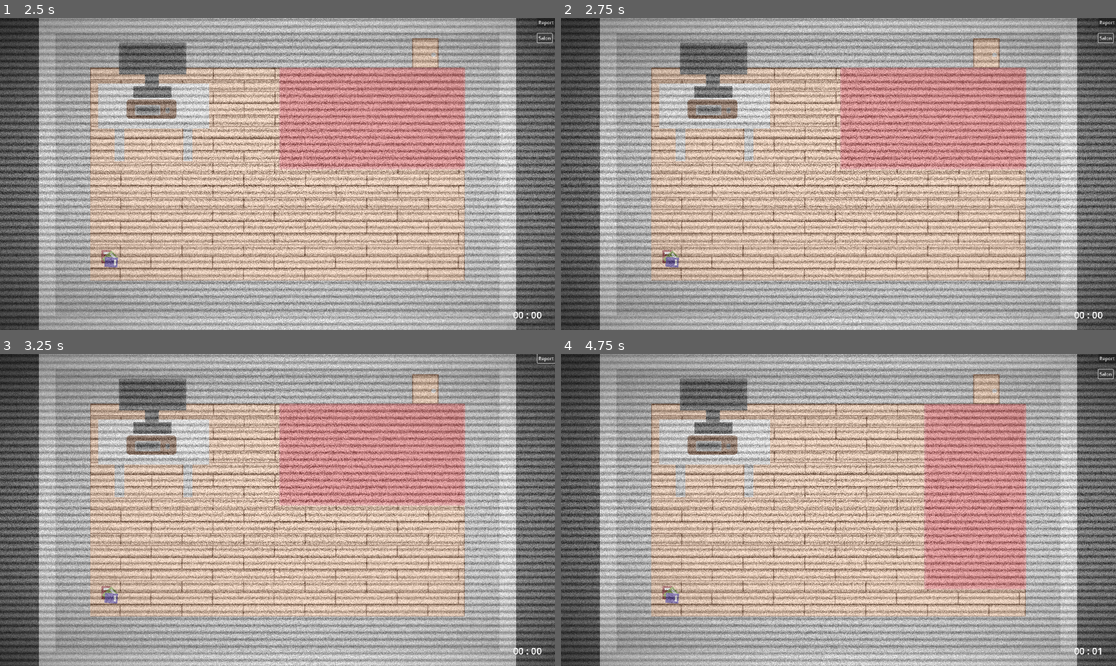
Above: before the commit, frames 1-4 (two rows, left to right).
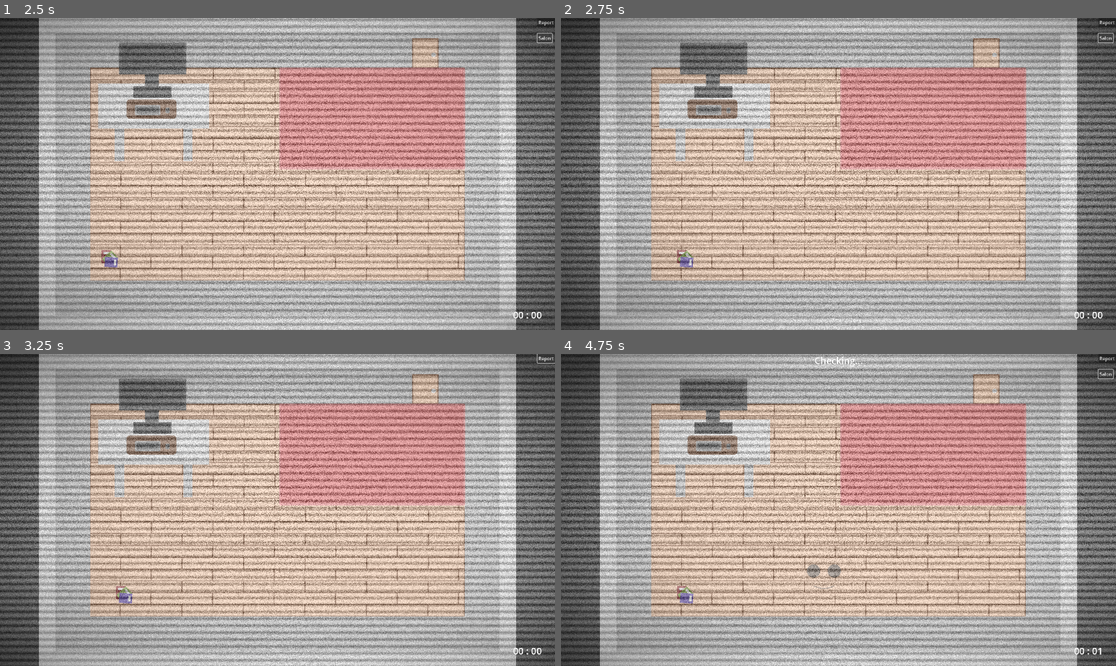
Above: after the commit, the same moments.

Repository: LeoGoder/IsAnythingWrong
Game: Godot game, scene res://scene/main_menu.tscn
Two runs of this game, one before a commit and one after it. Both use one fixed random seed, a clock stepped at 60 frames per second and the inputs below.
Inputs:
- Up to frame 1 (2.5 s): click "Start" at 0.5 s; click "Report" at 1.25 s; click "Salon" at 2 s
- Up to frame 2 (2.75 s): no input
- Up to frame 3 (3.25 s): click "Report" at 2.75 s
- Up to frame 4 (4.75 s): click "Report" at 3.5 s; click "Salon" at 4.25 s

Frame 1 is identical in both runs. In frame 2, 0.3% of the frame differs, in the area x 18-24%, y 74-80%; in frame 3, 0.3%; in frame 4, 10%, in the area x 18-84%, y 0-80%.

Commit message:
[FEAT] added music for music menu, and background sound for the gameplay

Diff:
--- a/scene/main_menu.tscn
+++ b/scene/main_menu.tscn
@@ -1,7 +1,8 @@
-[gd_scene load_steps=3 format=3 uid="uid://c4818b7dbg5ye"]
+[gd_scene load_steps=4 format=3 uid="uid://c4818b7dbg5ye"]
 
 [ext_resource type="Texture2D" uid="uid://bkyqe8hvwqmqf" path="res://assets/maps/salon.svg" id="1_3er1b"]
 [ext_resource type="Script" uid="uid://dgrbhl8rekbnc" path="res://scripts/main_menu.gd" id="1_hxu56"]
+[ext_resource type="AudioStream" uid="uid://bfe4mj0lvow0y" path="res://assets/sfx/434976__lost_dream__horror-game-menu.wav" id="2_2fwvj"]
 
 [node name="main_menu" type="Control" node_paths=PackedStringArray("camera")]
 layout_mode = 3
@@ -68,6 +69,10 @@
 layout_mode = 2
 text = "Quit"
 
+[node name="AudioStreamPlayer" type="AudioStreamPlayer" parent="CanvasLayer"]
+stream = ExtResource("2_2fwvj")
+autoplay = true
+
 [node name="Salon" type="Sprite2D" parent="."]
 position = Vector2(6, -12)
 texture = ExtResource("1_3er1b")
--- a/scene/map.tscn
+++ b/scene/map.tscn
@@ -11,7 +11,9 @@
 [ext_resource type="Texture2D" uid="uid://8ygoa2sqxge7" path="res://assets/props/keyboard.svg" id="6_v66k7"]
 [ext_resource type="Texture2D" uid="uid://bxv448eg8fnt6" path="res://assets/props/mouse.svg" id="7_44fbv"]
 [ext_resource type="Texture2D" uid="uid://b815jc2kps6yt" path="res://assets/props/carpet.svg" id="8_8vfk2"]
+[ext_resource type="Texture2D" uid="uid://cv5ufqja70j4t" path="res://assets/character/make_you_smile.png" id="9_44fbv"]
 [ext_resource type="Texture2D" uid="uid://bim8m3b1111wf" path="res://assets/props/books.svg" id="9_v66k7"]
+[ext_resource type="AudioStream" uid="uid://dlcuiuk5qhn1w" path="res://assets/sfx/762652__beckmen__vhs-c-camera-noise.wav" id="13_l8r8p"]
 
 [sub_resource type="AtlasTexture" id="AtlasTexture_44fbv"]
 atlas = ExtResource("9_v66k7")
@@ -36,6 +38,7 @@
 }]
 
 [node name="map" type="Node2D"]
+position = Vector2(-1, 1)
 
 [node name="GameManager" type="Node2D" parent="." node_paths=PackedStringArray("salon", "checking", "check_text", "books")]
 visible = false
@@ -74,6 +77,13 @@
 scale = Vector2(0.822663, 0.998584)
 texture = ExtResource("8_8vfk2")
 offset = Vector2(-387.461, 173.496)
+
+[node name="MakeYouSmile" type="Sprite2D" parent="salon"]
+visible = false
+texture_filter = 1
+position = Vector2(-50.4497, 230.375)
+scale = Vector2(0.14196, 0.14196)
+texture = ExtResource("9_44fbv")
 
 [node name="Books" type="AnimatedSprite2D" parent="salon"]
 position = Vector2(-575, 294)
@@ -138,6 +148,10 @@
 theme_override_font_sizes/font_size = 32
 text = "Checking..."
 
+[node name="AudioStreamPlayer" type="AudioStreamPlayer" parent="CanvasLayer"]
+stream = ExtResource("13_l8r8p")
+autoplay = true
+
 [node name="Timer" type="Timer" parent="."]
 wait_time = 3.0
 autostart = true
--- a/scripts/game_manager.gd
+++ b/scripts/game_manager.gd
@@ -47,6 +47,10 @@
 		if item_manipulate.position == item_compare.position:
 			item_manipulate.position.x += 50
 			number_anomalies += 1
+	if item_manipulate.name == "MakeYouSmile":
+		if item_manipulate.visible == false:
+			item_manipulate.visible = true
+			number_anomalies += 1
 
 func _on_spawn_anomalie_timeout() -> void:
 	create_anomalies()
@@ -62,6 +66,13 @@
 	if salon_item_manipulate[index_of_anomalies].name == "Books" || salon_item_manipulate[index_of_anomalies].name == "Mouse":
 		salon_item_manipulate[index_of_anomalies].position = salon_based_item[index_of_anomalies].position
 		number_anomalies -= 1
+	if salon_item_manipulate[index_of_anomalies].name == "Carpet":
+		salon_item_manipulate[index_of_anomalies].position = salon_based_item[index_of_anomalies].position
+		salon_item_manipulate[index_of_anomalies].rotation = salon_based_item[index_of_anomalies].rotation
+		number_anomalies -= 1
+	if salon_item_manipulate[index_of_anomalies].name == "MakeYouSmile":
+		salon_item_manipulate[index_of_anomalies].visible = false
+		number_anomalies -= 1
 
 	check_text.visible = false
 
@@ -69,6 +80,11 @@
 func _on_salon_pressed() -> void:
 	for i in range(salon.get_child_count()):
 		if salon_item_manipulate[i].position != salon_based_item[i].position:
+			checking.start()
+			check_text.visible = true
+			index_of_anomalies = i
+		elif salon_item_manipulate[i].name == "MakeYouSmile" && salon_item_manipulate[i].visible == true:
+			print("je souris")
 			checking.start()
 			check_text.visible = true
 			index_of_anomalies = i
Binary file added: assets/character/make_you_smile.png
Not shown, added: assets/character/make_you_smile.png.import
Not shown, added: assets/sfx/434976__lost_dream__horror-game-menu.wav.import
Not shown, added: assets/sfx/762652__beckmen__vhs-c-camera-noise.wav.import
Not shown: 1 places in scene/map.tscn that only renumber resources
Not shown, added: assets/sfx/434976__lost_dream__horror-game-menu.wav
Not shown, added: assets/sfx/762652__beckmen__vhs-c-camera-noise.wav
